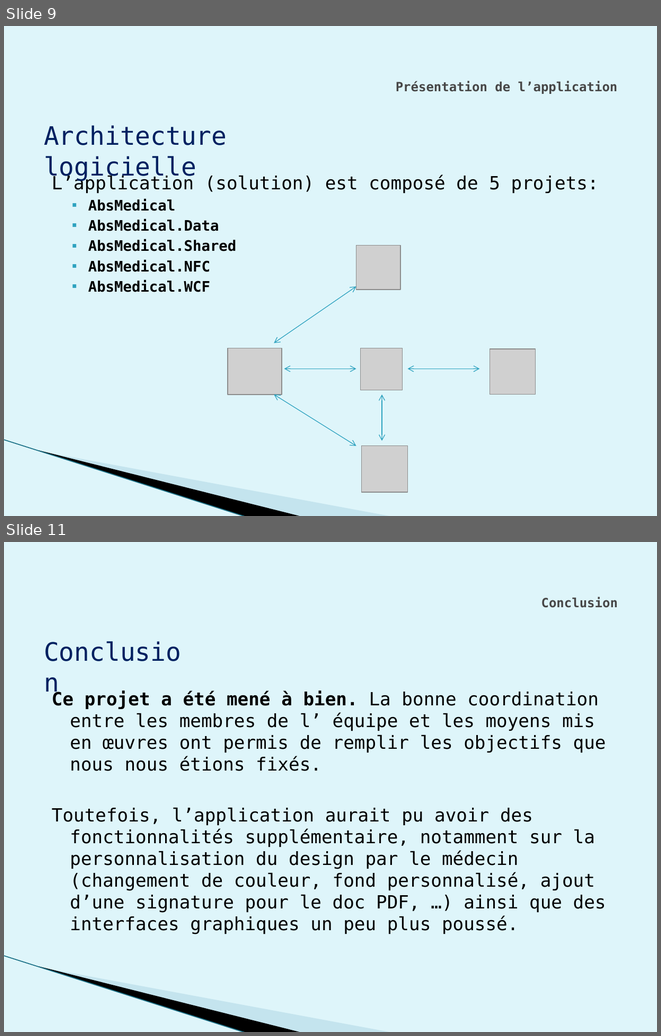
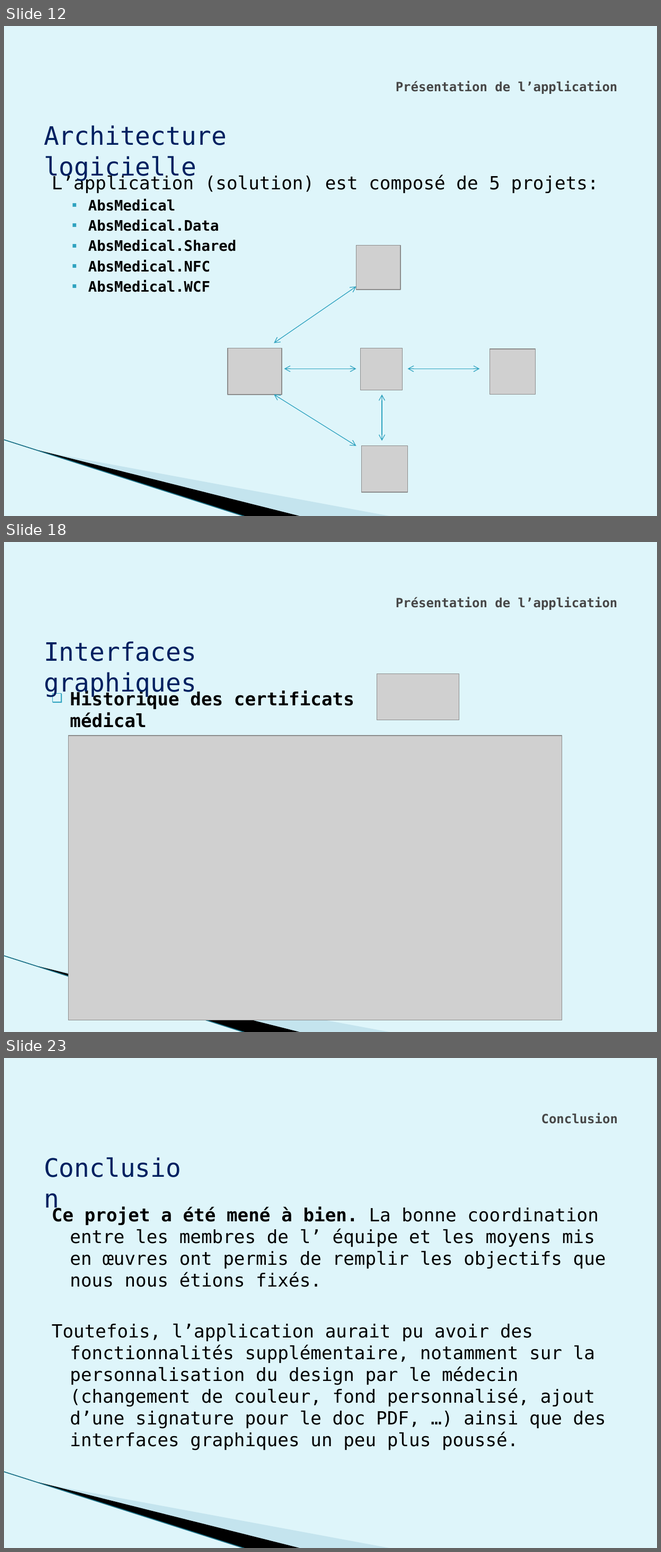
Before and after one commit to weetrax/AbsMedicalWPF, a slide deck: doc/Diapo.pptx. Shown one above the other, each under a label of ours: slides 9 and 11 before the commit, slides 12, 18 and 23 after it; the slides between them are not shown. The pictures are 661x1036 and 661x1552 pixels, drawn with LibreOffice and Linux fonts; fonts in the diff are those of the drawing; grey boxes stand for pictures; background and template pictures are left out. Boxes give left, top, right and bottom in pixels: in the first picture for what was removed or moved away, otherwise in the second. Text is boxed around its words. In the diff, an @@ line names an element or a change of style, - is before the commit and + after.

```diff
--- a/doc/Diapo.pptx
+++ b/doc/Diapo.pptx
@@ slide 18 added at (4, 542, 657, 1032), background #DEF5FA; not listed: 3 template elements that a slide beside it also shows @@
@@ title added at (396, 597, 618, 610), 14 pt, text #464646, bold @@
+Présentation de l’application
@@ text added at (44, 641, 196, 697), 28 pt, text #002060 @@
+Interfaces graphiques
@@ picture added at (377, 674, 459, 720) @@
@@ text added at (70, 691, 354, 728), 20 pt, text #000000, bold @@
+❑ Historique des certificats médical
@@ picture added at (68, 735, 562, 1020) @@
@@ what was slide 9 is now slide 12 @@
@@ what was slide 11 is now slide 23 @@
```
Also in this commit, not shown: 4 slides changed, 11 other slides added, 1 other file.
